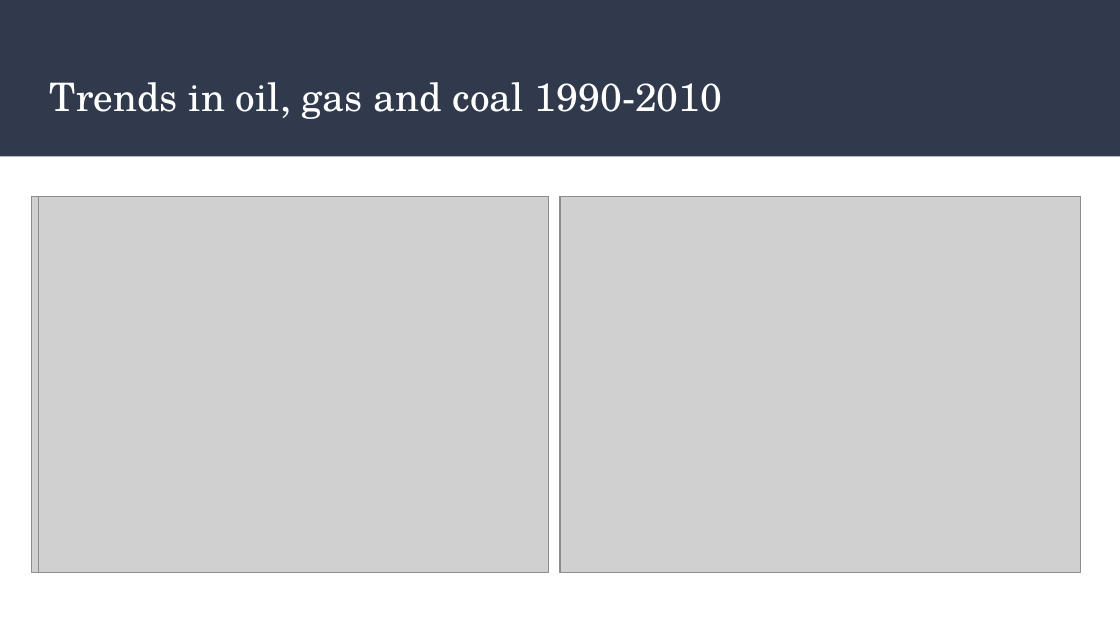
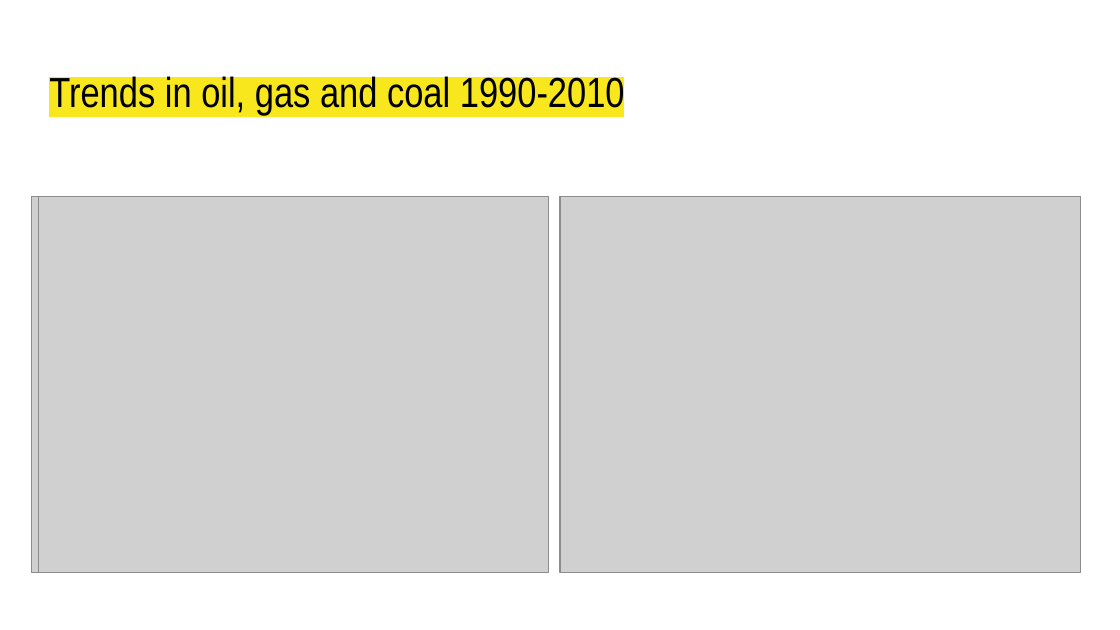
Before and after one commit to Nai-coder/DE1-Term2, a slide deck: slide 8 of Term2/Presentation/Trends in electricity production vs. Economic growth.pptx. Drawn at 1120x630 pixels with LibreOffice and Linux fonts; fonts in the diff are those of the drawing; grey boxes stand for pictures. Boxes give left, top, right and bottom in pixels: in the first picture for what was removed or moved away, otherwise in the second. Text is boxed around its words. In the diff, an @@ line names an element or a change of style, - is before the commit and + after.

```diff
--- a/Term2/Presentation/Trends in electricity production vs. Economic growth.pptx
+++ b/Term2/Presentation/Trends in electricity production vs. Economic growth.pptx
@@ rectangle removed at (0,0,1120,157) @@
@@ title "Trends in oil, gas and ...": place and size @@
-title "Trends in oil, gas and ..." at (49,82,722,119)
+title "Trends in oil, gas and ..." at (49,73,625,116)
@@ title "Trends in oil, gas and ..." at (49,73,625,116): size 25.2 to 27 pt, font TeX Gyre Schola to Arial Narrow, text colour #FFFFFF to #000000, highlight none to #F8E71C @@
```
Also in this commit, not shown: 10 other slides changed, 1 other file.
